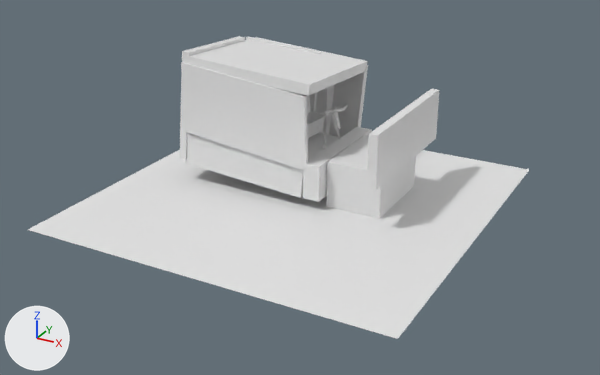
The Blender file data/blender/truck.blend as it was, and as the next commit left it.
Before and after are seen from a 50 mm camera at (6.57, -11.69, 5.89) aimed at (0.68, -0.99, 0.54). Every picture has the same lights, and +X, +Y and +Z are marked at lower left.

Script lines for the objects in view, before the commit:
```python
me_cube = bpy.data.meshes.new('Cube')
me_cube.from_pydata(...)  # a box spanning x -1.0..1.0, y -1.0..1.0, z -1.0..1.0
me_truck_002 = bpy.data.meshes.new('Truck.002')
me_truck_002.from_pydata(...)  # a box spanning x 0.999..1.94, y -0.661..0.821, z 0.153..1.025
me_truck_003 = bpy.data.meshes.new('Truck.003')
me_truck_003.from_pydata(...)  # a box spanning x 1.94..2.09, y -1.2..1.36, z 0.7..1.57
ob_cube = bpy.data.objects.new('Cube', me_cube)
ob_cube.location = (0.83, 0.11, 0.62)
ob_cube.scale = (-0.145, 1.0, 0.302)
ob_truck_002 = bpy.data.objects.new('Truck.002', me_truck_002)
ob_truck_002.location = (0.0, 0.0, -0.1)
ob_truck_003 = bpy.data.objects.new('Truck.003', me_truck_003)
ob_truck_003.location = (0.0, 0.0, 0.17)
# also in view: 'Truck' at (0.42, -0.56, 1.29); 'Truck.004' at (0.37, 1.35, 1.13); 'Truck.001' at (-0.25, 1.52, 1.19); 'Truck.005' at (-0.44, -0.84, 1.53)
```
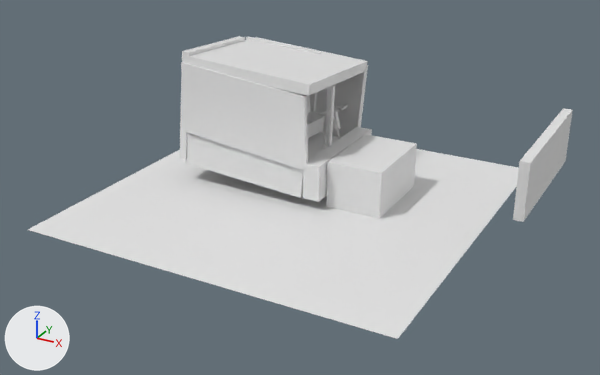
The change in detail:
Object 'Truck.003' (ob_truck_003) moves from (0.0, 0.0, 0.17) to (2.21, 0.0, 0.17).
Object 'Cube.001' (ob_cube_001) is new; it shows a copy of the mesh of ob_cube.
Its location is (0.72, 0.05, 1.44).
Its rotation in degrees is (-4.6, 0, 0).
Its scale is (0.0157, 0.03, 0.5).

Pixel boxes (x1, y1, x2, y2) of what changed, in the pictures (600 x 375 px):
'Truck.003', moved: before (367, 89, 440, 191); after (513, 108, 573, 222)
'Cube.001', added: after (329, 86, 335, 145)
